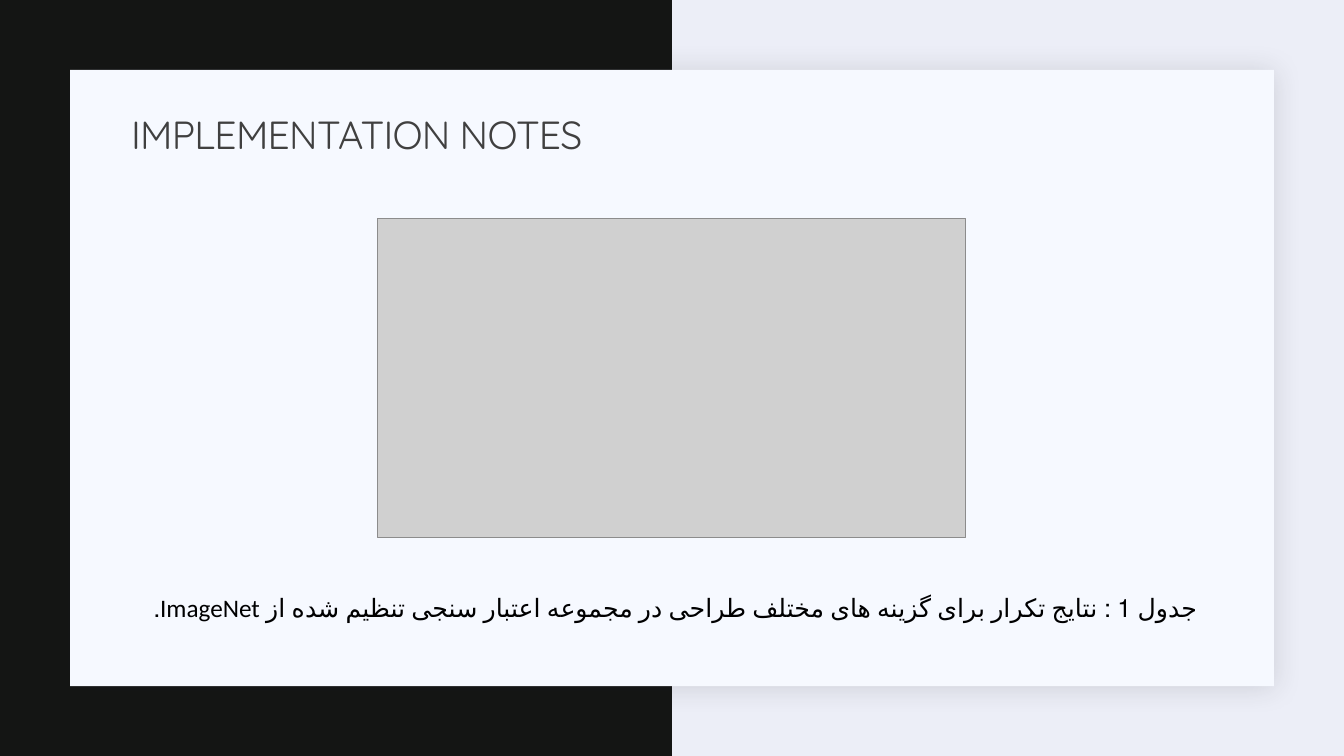
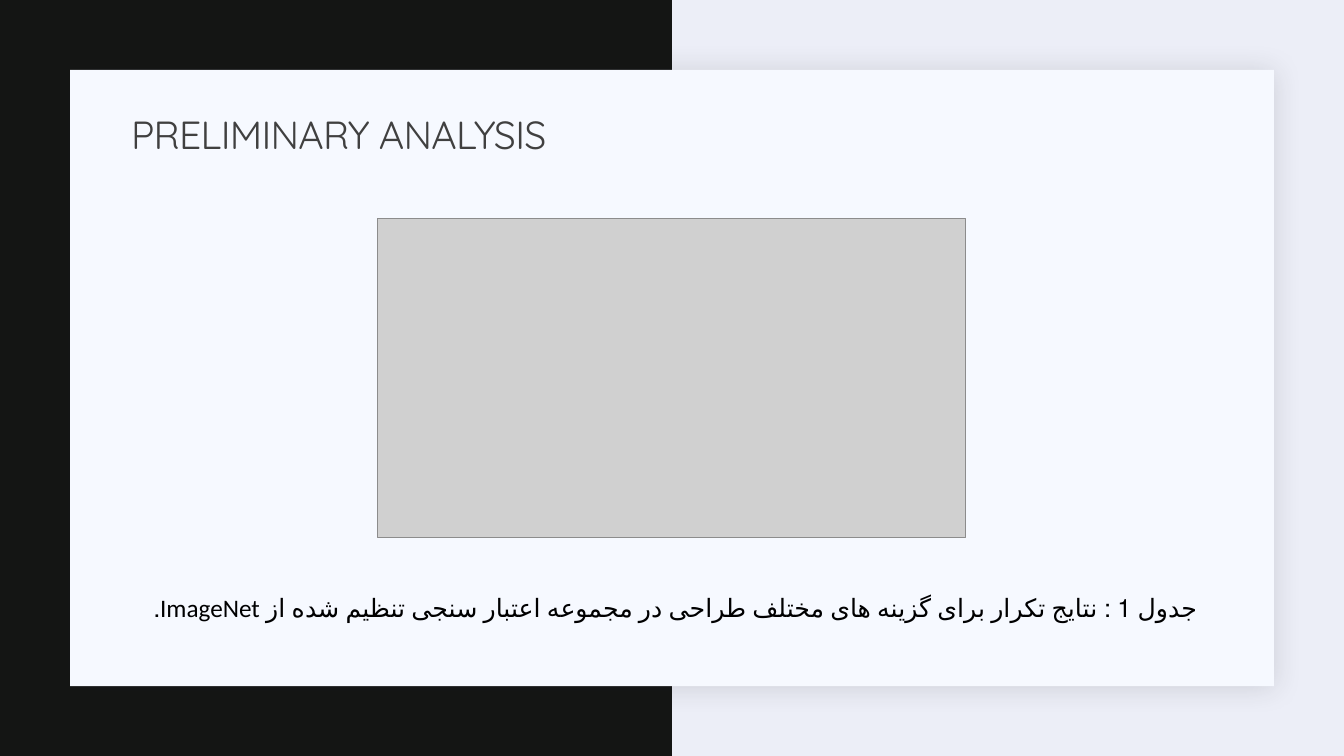
Before and after one commit to semnan-university-ai/Key.Net, a slide deck: slide 27 of slides.pptx (slide 25 before the commit). Drawn at 1344x756 pixels with LibreOffice and Linux fonts; fonts in the diff are those of the drawing; grey boxes stand for pictures. Boxes give left, top, right and bottom in pixels: in the first picture for what was removed or moved away, otherwise in the second. Text is boxed around its words. In the diff, an @@ line names an element or a change of style, - is before the commit and + after.

```diff
--- a/slides.pptx
+++ b/slides.pptx
@@ title at (131,121,546,150): text changed @@
-IMPLEMENTATION NOTES
+PRELIMINARY ANALYSIS
```
Also in this commit, not shown: 5 other slides changed, 1 slide added, 1 other file.
